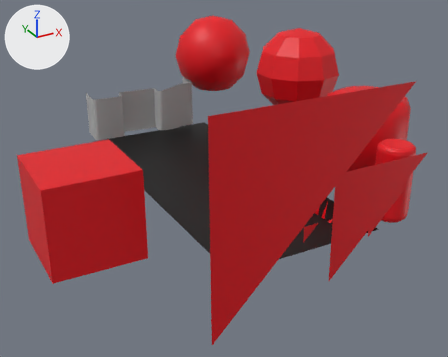
One commit to the glTF model Assets/World/LevelModules/SimpleGeometry.glb: the scene before it, then after it.
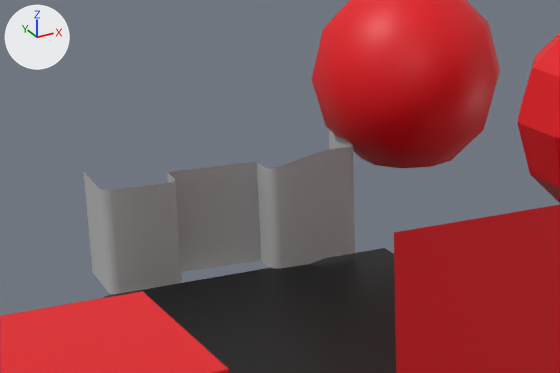
Each version appears first whole from a 50 mm lens placed at (-43.2, -67.4, 40.6), pointed at (-0.3, 10.6, 1.6), and next in a close-up on the part from 12% to 61% of the width and 7% to 48% of the height. The lights are fixed; the arrows at upper left show +X, +Y and +Z. Where no turn or scale is listed for an object, it has been applied to the vertices.
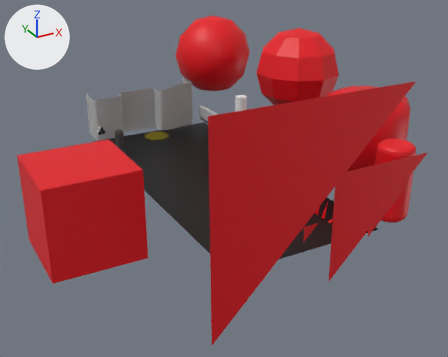
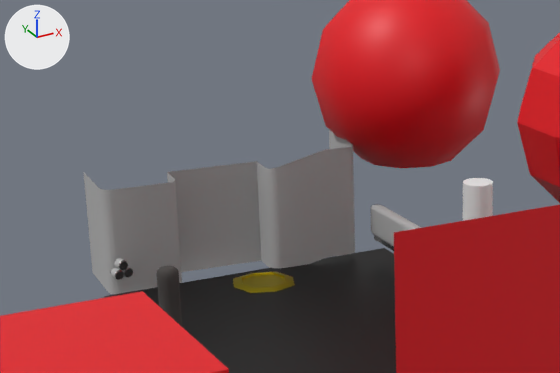
The change, as a diff of the scene's bpy script:
```diff
--- a/Assets/World/LevelModules/SimpleGeometry.glb.py
+++ b/Assets/World/LevelModules/SimpleGeometry.glb.py
@@ img_cylinder_normal @@
+img_cylinder_normal = load_image('CYLINDER_NORMAL', '_unpacked/CYLINDER_NORMAL', 2048, 2048, 'Non-Color')
@@ mat_metal @@
+mat_metal = principled_material('Metal')
+mat_metal.base_color = (0.233, 0.233, 0.233)  # grey #858585
+mat_metal.metallic = 1.0
+mat_metal.roughness = 0.237
@@ mat_lightbasewall @@
+mat_lightbasewall = principled_material('LightBaseWall')
+mat_lightbasewall.base_color = (0.439, 0.439, 0.439)  # grey #b1b1b1
+mat_lightbasewall.roughness = 0.938
@@ mat_flag @@
+mat_flag = principled_material('FLAG')
+mat_flag.base_color = (0.474, 0.381, 0.00826)  # yellow #b7a616
+mat_flag.metallic = 1.0
+mat_flag.roughness = 0.401
@@ mat_lightbase @@
+mat_lightbase = principled_material('LightBase')
+mat_lightbase.base_color = (0.439, 0.439, 0.439)  # grey #b1b1b1
+mat_lightbase.roughness = 0.938
@@ mat_darkbasecylinder @@
+mat_darkbasecylinder = bpy.data.materials.new('DarkBaseCylinder')
+# colours: dark grey #474442
+# uses the picture img_cylinder_normal
@@ me_cube_012 @@
+me_cube_012.from_pydata(...)  # 144 vertices, 284 faces; spans x 9.97..10.87, y 28.03..40.15, z 1.39..4.15
+# faces by material slot: [238, 46]
+me_cube_012.materials.append(mat_lightbasewall)  # grey #b1b1b1
+me_cube_012.materials.append(mat_metal)  # grey #858585
@@ me_plane_010 @@
+me_plane_010.from_pydata(...)  # 42 vertices, 80 faces; spans x -2.48..2.34, y 35.57..40.32, z 0.02..0.2
+me_plane_010.materials.append(mat_flag)  # yellow #b7a616
@@ me_cylinder_030 @@
+me_cylinder_030.from_pydata(...)  # 342 vertices, 672 faces; spans x -11.13..-9.5, y 39.73..40.8, z 1.41..2.82
+# faces by material slot: [114, 558]
+me_cylinder_030.materials.append(mat_lightbase)  # grey #b1b1b1
+me_cylinder_030.materials.append(mat_metal)  # grey #858585
@@ me_cylinder_026 @@
+me_cylinder_026.from_pydata(...)  # 110 vertices, 216 faces; spans x -10.78..-9.36, y 29.85..31.35, z -0.37..5.07
+me_cylinder_026.materials.append(mat_darkbasecylinder)
@@ me_cylinder_002 @@
+me_cylinder_002.from_pydata(...)  # a 32-sided cylinder along z spanning x -0.97..0.97, y -0.97..0.97, z 0.48..12.03
@@ ob_wall_018 @@
+ob_wall_018 = bpy.data.objects.new('Wall.018', me_cube_012)
+ob_wall_018.location = (0.0, 0.0, 0.0)
@@ ob_so_indicator_includemesh_base_team2_001 @@
+ob_so_indicator_includemesh_base_team2_001 = bpy.data.objects.new('SO_INDICATOR_INCLUDEMESH_BASE_TEAM2.001', me_plane_010)
+ob_so_indicator_includemesh_base_team2_001.location = (0.0, 0.0, 0.0)
@@ ob_small_barrelstack_003 @@
+ob_small_barrelstack_003 = bpy.data.objects.new('Small BarrelStack.003', me_cylinder_030)
+ob_small_barrelstack_003.location = (0.0, 0.0, 0.0)
@@ ob_cyl_002 @@
+ob_cyl_002 = bpy.data.objects.new('cyl.002', me_cylinder_026)
+ob_cyl_002.location = (0.0, 0.0, 0.0)
@@ ob_cylinder_002 @@
+ob_cylinder_002 = bpy.data.objects.new('Cylinder.002', me_cylinder_002)
+ob_cylinder_002.location = (6.75, 17.67, 0.0)
```

Boxes (x1, y1, x2, y2) around the edits, measured in the close-ups (560 x 373 px):
'Cylinder.002', added
    after: (463, 178, 493, 221)
'Wall.018', added
    after: (371, 204, 421, 251)
    faces in mat_lightbasewall (grey #b1b1b1): (371, 204, 421, 247)
'cyl.002', added
    after: (156, 266, 182, 326)
'SO_INDICATOR_INCLUDEMESH_BASE_TEAM2.001', added
    after: (233, 271, 295, 293)
'Small BarrelStack.003', added
    after: (110, 258, 133, 280)
    faces in mat_metal (grey #858585): (110, 260, 133, 280)
